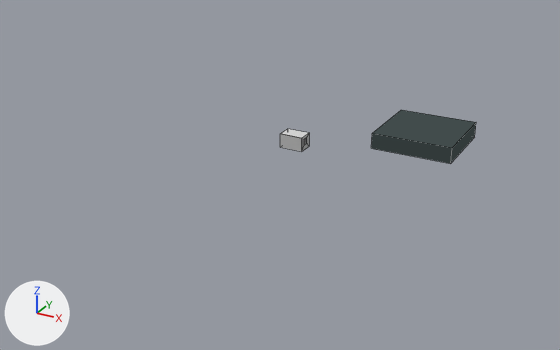
A saved change to the Blender file 01_simple_room/blend/simple_room_cycles.blend.
Both versions are drawn from a camera (50 mm lens) standing at (42.9, -78.0, 35.3) and looking at (0.8, -1.5, -3.0). Arrows for +X, +Y and +Z are at lower left; the lights stay in place. Mesh edges are drawn as thin lines.

In view in the first picture: 'building', 'room'.
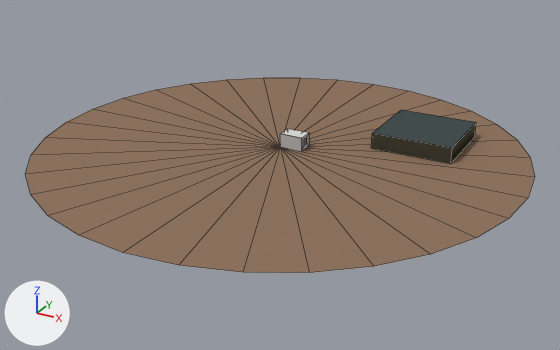
Commit message: Replace NURBS disk by mesh.

What differs and where, as boxes [x1, y1, x2, y2] in the pictures (560 x 350 px):
'groundplane_mesh', added (brown)
    after: [25, 78, 535, 273]

Edits to the bpy script that builds the scene:
```text
Add me_groundplane_mesh:
    me_groundplane_mesh.from_pydata(...)  # 33 vertices, 32 faces; spans x -30.0..30.0, y -30.0..30.0, z 0.0
Add ob_groundplane_mesh:
    ob_groundplane_mesh = bpy.data.objects.new('groundplane_mesh', me_groundplane_mesh)
    ob_groundplane_mesh.location = (0.0, 0.0, -0.01)
    ob_groundplane_mesh.material_slots[0].link = 'OBJECT'; ob_groundplane_mesh.material_slots[0].material = mat_ground_mat  # brown #907661
```
